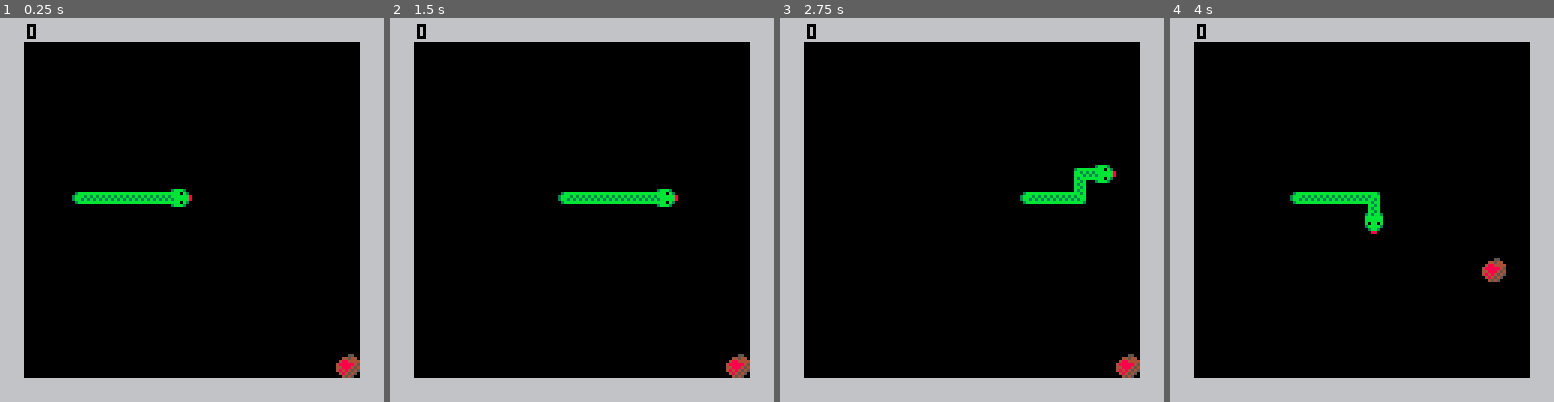
Above: before the commit, frames 1-4 (left to right).
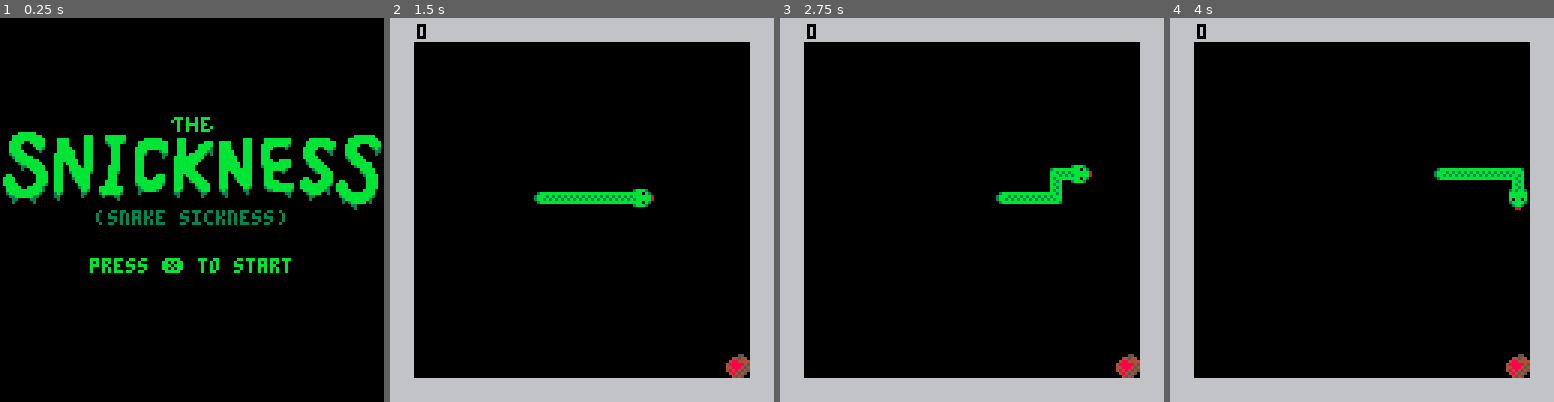
Above: after the commit, the same moments.

Repository: songbirdgamedev/scream-jam-2025
Game: PICO-8 cartridge snake.p8
Same seed, same stepped clock (60 frames per second), same inputs: the game is played once before the commit and once after it.
Inputs:
- Up to frame 1 (0.25 s): no input
- Up to frame 2 (1.5 s): tap X (X key) at 0.33, 1.07 s
- Up to frame 3 (2.75 s): hold Right 1.6-2.1 s; tap X (X key) at 1.85 s; hold Up 2.15-2.42 s; hold Right from 2.47 s (still down)
- Up to frame 4 (4 s): tap X (X key) at 2.97 s; release Right at 3.03 s; hold Left 3.08-3.58 s; hold Down 3.63-3.97 s

The runs differ from the first frame. In frame 1, 33% of the frame differs, in the area x 0-100%, y 0-100%; in frame 2, 0.6%; in frame 3, 1.2%; in frame 4, 2.6%.

Commit message:
Add start screen

Diff:
--- a/snake.p8
+++ b/snake.p8
@@ -8,20 +8,28 @@
 tile_size = 8
 
 function _init()
-	init_snake()
-	init_food()
+	init_menu()
 end
 
 function _update()
-	update_snake()
-	update_food()
+	if menu then
+		update_menu()
+	else
+		update_snake()
+		update_food()
+	end
 end
 
 function _draw()
 	cls()
-	draw_border()
-	draw_snake()
-	draw_food()
+
+	if menu then
+		draw_menu()
+	else
+		draw_border()
+		draw_snake()
+		draw_food()
+	end
 end
 
 -->8
@@ -196,7 +204,7 @@
 function end_game()
 	--todo: pause for a bit?
 	body:clear()
-	_init()
+	init_menu()
 end
 
 function draw_snake()
@@ -351,7 +359,50 @@
 end
 
 -->8
---border
+--ui
+
+function init_menu()
+	menu = true
+	logo = {
+		sprite = 64,
+		x = 0,
+		y = 32,
+		w = 16,
+		h = 4
+	}
+end
+
+function update_menu()
+	if btn(❎) then
+		init_snake()
+		init_food()
+		menu = false
+	end
+end
+
+function draw_menu()
+	spr(
+		logo.sprite,
+		logo.x,
+		logo.y,
+		logo.w,
+		logo.h
+	)
+
+	print(
+		"(snake sickness)",
+		32,
+		64,
+		3
+	)
+
+	print(
+		"press ❎ to start",
+		30,
+		80,
+		11
+	)
+end
 
 function draw_border()
 	rrectfill(0, 0, 128, tile_size, 0, 6)
